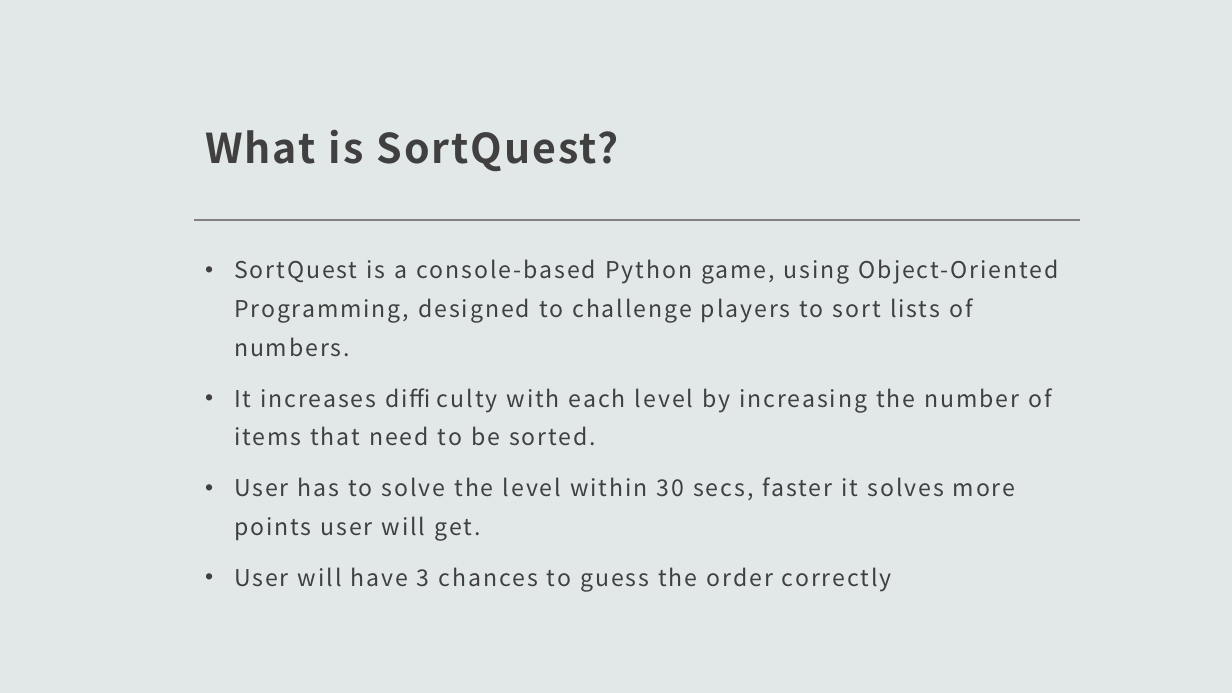
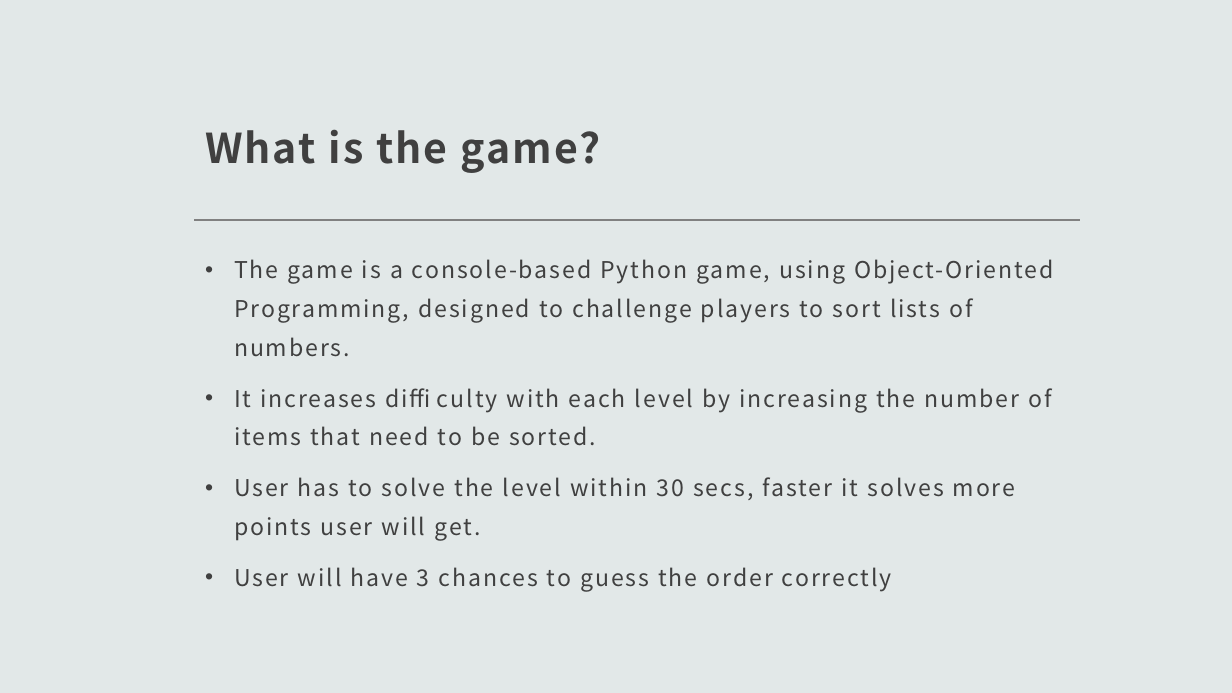
Before and after one commit to arshackerofficial/CSCI-120, a slide deck: slide 2 of assignments/a3/a3.pptx. Drawn at 1232x693 pixels with LibreOffice and Linux fonts; fonts in the diff are those of the drawing. Boxes give left, top, right and bottom in pixels: in the first picture for what was removed or moved away, otherwise in the second. Text is boxed around its words. In the diff, an @@ line names an element or a change of style, - is before the commit and + after.

```diff
--- a/assignments/a3/a3.pptx
+++ b/assignments/a3/a3.pptx
@@ title at [205, 129, 601, 173]: text changed @@
-What is SortQuest?
+What is the game?
@@ text at [234, 259, 1054, 357]: text changed @@
-• SortQuest is a console-based Python game, using Object-Oriented Programming, designed to challenge players to sort lists of numbers.
+• The game is a console-based Python game, using Object-Oriented Programming, designed to challenge players to sort lists of numbers.
```
Also in this commit, not shown: 3 other slides changed, 26 other files.
